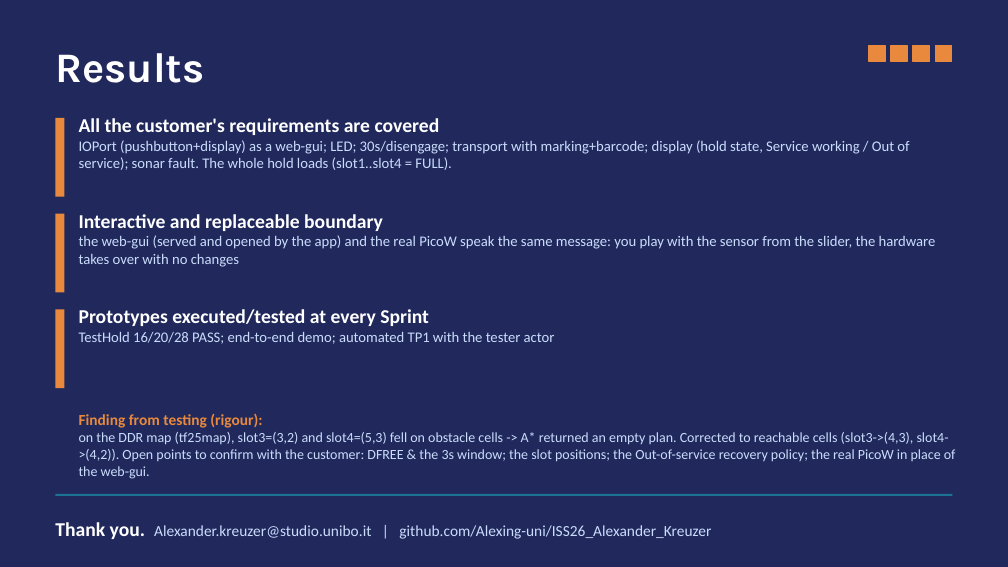
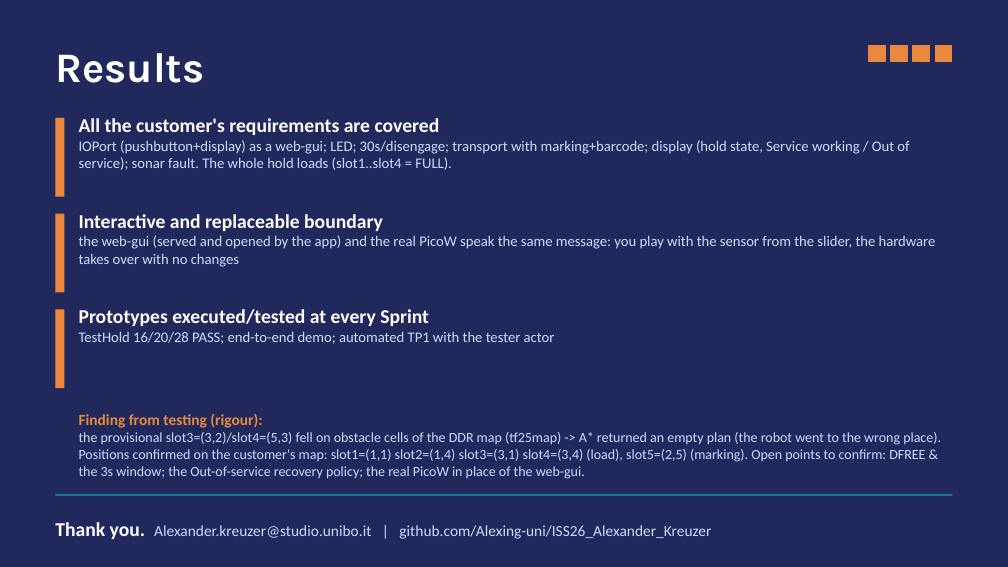
Before and after one commit to Alexing-uni/ISS26_Alexander_Kreuzer, a slide deck: slide 9 of TemaFinale26/Sprint3/userDocs/slides/TemaFinale26_slides.pptx. Drawn at 1008x567 pixels with LibreOffice and Linux fonts; fonts in the diff are those of the drawing. Boxes give left, top, right and bottom in pixels: in the first picture for what was removed or moved away, otherwise in the second. Text is boxed around its words. In the diff, an @@ line names an element or a change of style, - is before the commit and + after.

Commit message:
TemaFinale26 17/06: Sprint 3 - correzione posizioni slot sulla mappa del committente (slot3=(3,1) slot4=(3,4) slot5=(2,5)); doc/slides/README aggiornati

```diff
--- a/TemaFinale26/Sprint3/userDocs/slides/TemaFinale26_slides.pptx
+++ b/TemaFinale26/Sprint3/userDocs/slides/TemaFinale26_slides.pptx
@@ text at (79, 432, 941, 479): text changed @@
-on the DDR map (tf25map), slot3=(3,2) and slot4=(5,3) fell on obstacle cells -> A* returned an empty plan. Corrected to reachable cells (slot3->(4,3), slot4->(4,2)). Open points to confirm with the customer: DFREE & the 3s window; the slot positions; the Out-of-service recovery policy; the real PicoW in place of the web-gui.
+the provisional slot3=(3,2)/slot4=(5,3) fell on obstacle cells of the DDR map (tf25map) -> A* returned an empty plan (the robot went to the wrong place). Positions confirmed on the customer's map: slot1=(1,1) slot2=(1,4) slot3=(3,1) slot4=(3,4) (load), slot5=(2,5) (marking). Open points to confirm: DFREE & the 3s window; the Out-of-service recovery policy; the real PicoW in place of the web-gui.
```
Also in this commit, not shown: 1 other slide changed, 5 other files.
